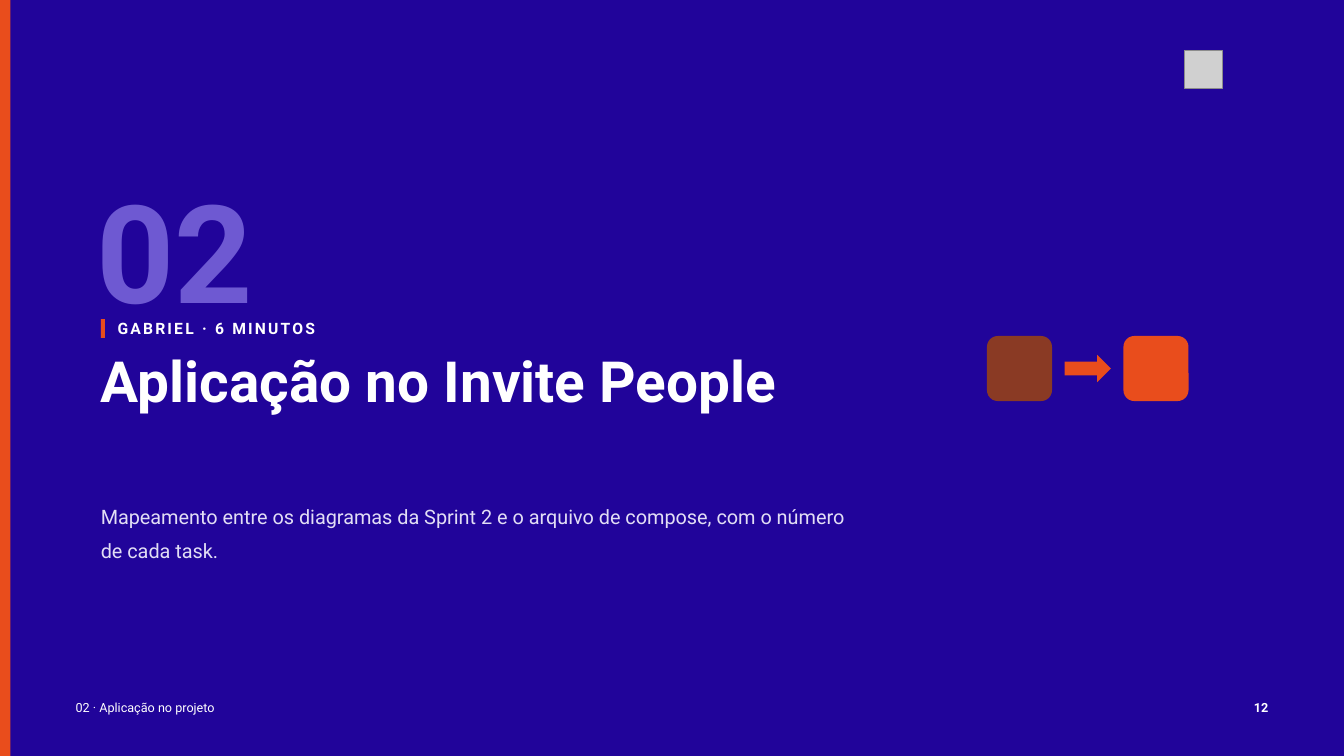
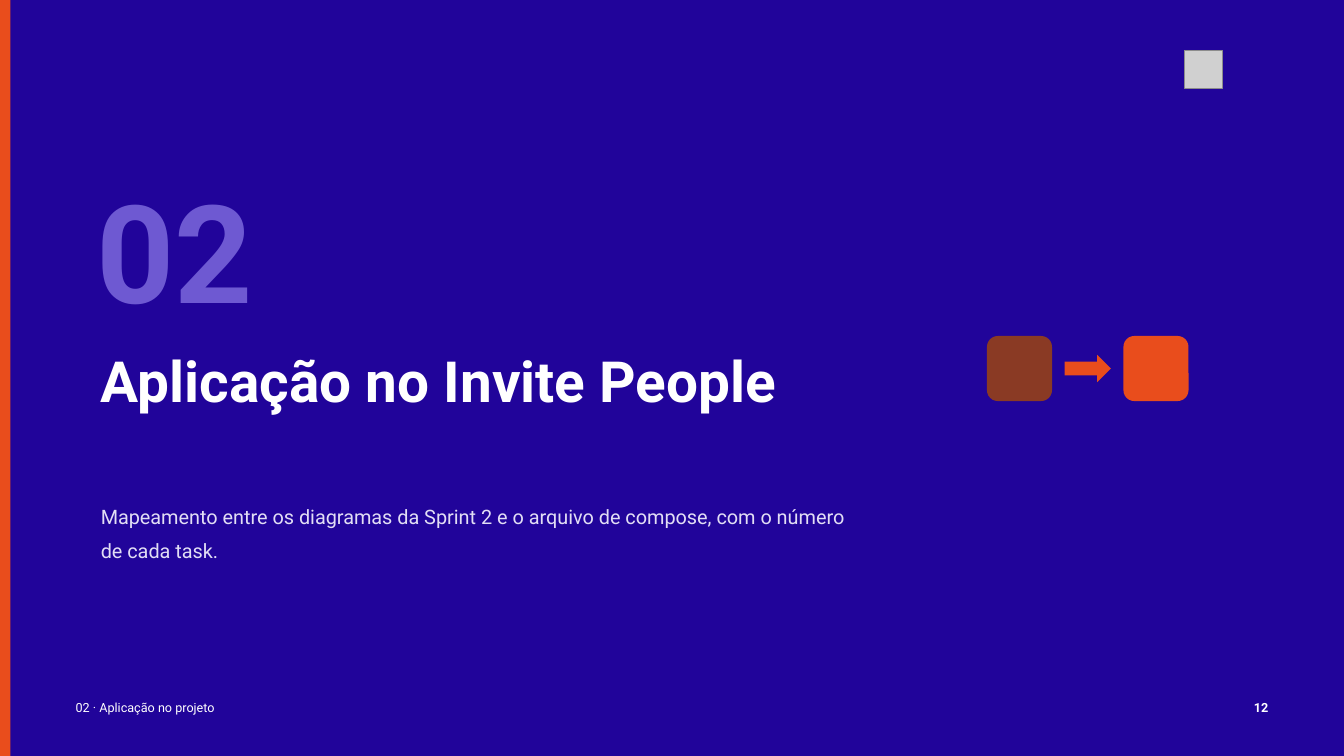
Before and after one commit to tcpassos/invite-app, a slide deck: slide 12 of trabalhos/T1-Docker-Invite-People.pptx. Drawn at 1344x756 pixels with LibreOffice and Linux fonts; fonts in the diff are those of the drawing; grey boxes stand for pictures. Boxes give left, top, right and bottom in pixels: in the first picture for what was removed or moved away, otherwise in the second. Text is boxed around its words. In the diff, an @@ line names an element or a change of style, - is before the commit and + after.

```diff
--- a/trabalhos/T1-Docker-Invite-People.pptx
+++ b/trabalhos/T1-Docker-Invite-People.pptx
@@ rectangle removed at [101, 320, 105, 339] @@
@@ text removed at [118, 322, 315, 334] @@
-GABRIEL · 6 MINUTOS
```
Also in this commit, not shown: 4 other slides changed, 8 other files.
